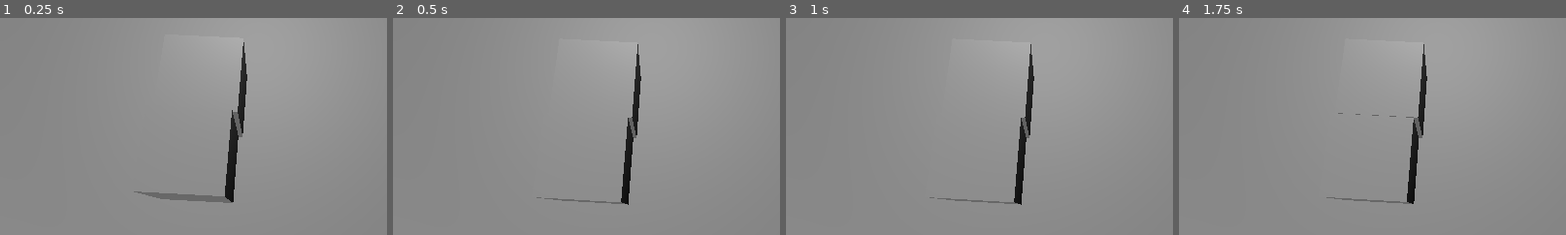
Above: before the commit, frames 1-4 (left to right).
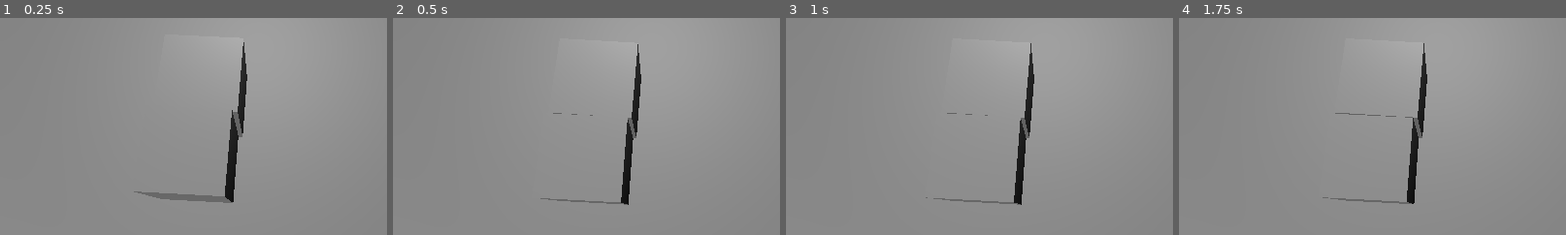
Above: after the commit, the same moments.

Repository: Fgj-vky/packing-sim
Game: Godot game, scene res://scenes/ItemDragScene.tscn
Same seed, same stepped clock (60 frames per second), same inputs: the game is played once before the commit and once after it.
Inputs (mouse positions are % of the whole screen's width and height, from its top left):
- Up to frame 1 (0.25 s): no input
- Up to frame 2 (0.5 s): no input
- Up to frame 3 (1 s): move the mouse to (72, 45) at 0.52 s; click (72, 45) at 0.67 s
- Up to frame 4 (1.75 s): tap Enter at 1.25 s; drag from (30, 55) to (45, 70) at 1.27 s
The pictures show only the part of the screen within x 16-66%, y 20-70%; the shares and areas given below are measured in that part.

Frame 1 is identical in both runs. In frame 2, 0.2% of the frame differs, in the area x 37-65%, y 16-87%; in frame 3, 0.2%; in frame 4, 0.2%, in the area x 37-65%, y 11-86%.

Commit message:
remove items from being moved after reaching destination

Diff:
--- a/prefabs/dragableObject/dragableObject.tscn
+++ b/prefabs/dragableObject/dragableObject.tscn
@@ -3,7 +3,7 @@
 [ext_resource type="Script" path="res://prefabs/dragableObject/dragable_object.gd" id="1_41c0n"]
 
 [sub_resource type="PhysicsMaterial" id="PhysicsMaterial_4h5ay"]
-friction = 0.0
+friction = 0.1
 
 [sub_resource type="BoxShape3D" id="BoxShape3D_wf7ck"]
 
--- a/prefabs/itemConveyor/itemConveyor.tscn
+++ b/prefabs/itemConveyor/itemConveyor.tscn
@@ -4,7 +4,7 @@
 [ext_resource type="PackedScene" uid="uid://cwh5582l31gnm" path="res://prefabs/dragableObject/dragableObject.tscn" id="2_f6fk4"]
 
 [sub_resource type="PhysicsMaterial" id="PhysicsMaterial_toqgl"]
-friction = 0.0
+friction = 0.1
 
 [sub_resource type="PlaneMesh" id="PlaneMesh_lukbu"]
 
--- a/prefabs/itemConveyor/item_conveyor.gd
+++ b/prefabs/itemConveyor/item_conveyor.gd
@@ -26,11 +26,19 @@
         timer = time;
         SpawnItem();
 
+    var itemsToRemove = [];
     for item : RigidBody3D in itemsMoving:
         var targetPos = itemsMoving[item];
         if(item.position.x >= targetPos.x):
             item.linear_velocity = Vector3(0,0,0);
+            itemsToRemove.append(item);
             continue;
+
+        item.linear_velocity = Vector3(conveyorSpeed, 0 ,0) + item.get_gravity();
+        pass
+
+    for item in itemsToRemove:
+        itemsMoving.erase(item);
         pass
     pass
 
@@ -41,5 +49,4 @@
 
     itemsOnBelt.append(nextItem);
     itemsMoving[nextItem] = position - Vector3(itemsOnBelt.size() * itemSpacing,0,0);
-    nextItem.linear_velocity += Vector3(conveyorSpeed, 0 ,0);
     pass
